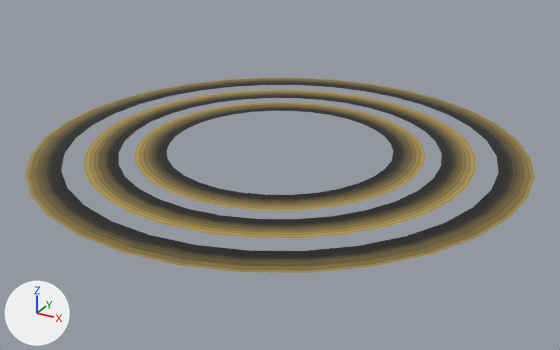
What one commit did to the glTF model public/threeJs/posts/ringPlanetRings.glb.
Camera for both pictures: a 50 mm lens placed at (4.31, -7.83, 3.54), pointed at (0.07, -0.12, -0.31). Lighting does not change. The marker at lower left points along +X, +Y and +Z. The first picture is the older version. Vertices at exactly the same position are counted once.

The first picture shows 'Rings'.
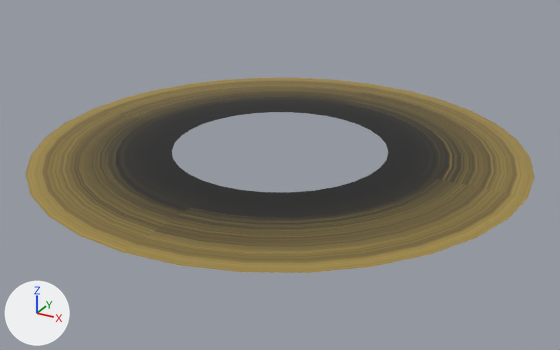
Location of each change, (x1, y1, x2, y2) in pixels of the pictures (560 x 350 px; the box of a moved part takes in the faces that stretch with it):
part 1 of me_circle, deleted: before (135, 102, 425, 211)
part 2 of me_circle, deleted: before (84, 90, 476, 238)
part 3 of me_circle, moved or reshaped: (27, 78, 532, 273) in both

What changed in the scene script:
```text
Change me_circle:
    verts and faces of me_circle; kept vertices keep their numbers, new ones are numbered from 192
    remove me_circle.from_pydata(...)  # 192 vertices, 192 faces; spans x -3.01..3.01, y -3.01..3.01, z 0.0
    add me_circle.from_pydata(...)  # 64 vertices, 64 faces; spans x -3.01..3.01, y -3.01..3.01, z 0.0
    me_circle part 1: the loose piece of 64 vertices spanning x -1.77..1.77, y -1.77..1.77, z 0.0 is deleted
    me_circle part 2: the loose piece of 64 vertices spanning x -2.37..2.37, y -2.37..2.37, z 0.0 is deleted
    me_circle part 3
    add verts[128] = (0.0, 1.33, 0.0)  # moved, pixel (326, 116)
    add verts[129] = (-0.26, 1.3, 0.0)  # moved, pixel (308, 113)
    add verts[130] = (-0.51, 1.23, 0.0)  # moved, pixel (290, 112)
    add verts[131] = (-0.74, 1.1, 0.0)  # moved, pixel (271, 112)
    add verts[132] = (-0.94, 0.94, 0.0)  # moved, pixel (253, 113)
    add verts[133] = (-1.1, 0.74, 0.0)  # moved, pixel (235, 115)
    add verts[134] = (-1.23, 0.51, 0.0)  # moved, pixel (218, 119)
    add verts[135] = (-1.3, 0.26, 0.0)  # moved, pixel (203, 123)
    add verts[136] = (-1.33, 0.0, 0.0)  # moved, pixel (191, 129)
    add verts[137] = (-1.3, -0.26, 0.0)  # moved, pixel (181, 135)
    add verts[138] = (-1.23, -0.51, 0.0)  # moved, pixel (174, 142)
    add verts[139] = (-1.1, -0.74, 0.0)  # moved, pixel (171, 150)
    add verts[140] = (-0.94, -0.94, 0.0)  # moved, pixel (172, 158)
    add verts[141] = (-0.74, -1.1, 0.0)  # moved, pixel (178, 166)
    add verts[142] = (-0.51, -1.23, 0.0)  # moved, pixel (188, 174)
    add verts[143] = (-0.26, -1.3, 0.0)  # moved, pixel (203, 180)
    add verts[144] = (0.0, -1.33, 0.0)  # moved, pixel (221, 186)
    add verts[145] = (0.26, -1.3, 0.0)  # moved, pixel (243, 190)
    add verts[146] = (0.51, -1.23, 0.0)  # moved, pixel (266, 192)
    add verts[147] = (0.74, -1.1, 0.0)  # moved, pixel (290, 192)
    add verts[148] = (0.94, -0.94, 0.0)  # moved, pixel (314, 190)
    add verts[149] = (1.1, -0.74, 0.0)  # moved, pixel (335, 186)
    add verts[150] = (1.23, -0.51, 0.0)  # moved, pixel (354, 181)
    add verts[151] = (1.3, -0.26, 0.0)  # moved, pixel (369, 175)
    add verts[152] = (1.33, 0.0, 0.0)  # moved, pixel (380, 167)
    add verts[153] = (1.3, 0.26, 0.0)  # moved, pixel (386, 159)
    add verts[154] = (1.23, 0.51, 0.0)  # moved, pixel (388, 151)
    add verts[155] = (1.1, 0.74, 0.0)  # moved, pixel (385, 143)
    add verts[156] = (0.94, 0.94, 0.0)  # moved, pixel (379, 136)
    add verts[157] = (0.74, 1.1, 0.0)  # moved, pixel (370, 130)
    add verts[158] = (0.51, 1.23, 0.0)  # moved, pixel (357, 124)
    add verts[159] = (0.26, 1.3, 0.0)  # moved, pixel (343, 119)
```
